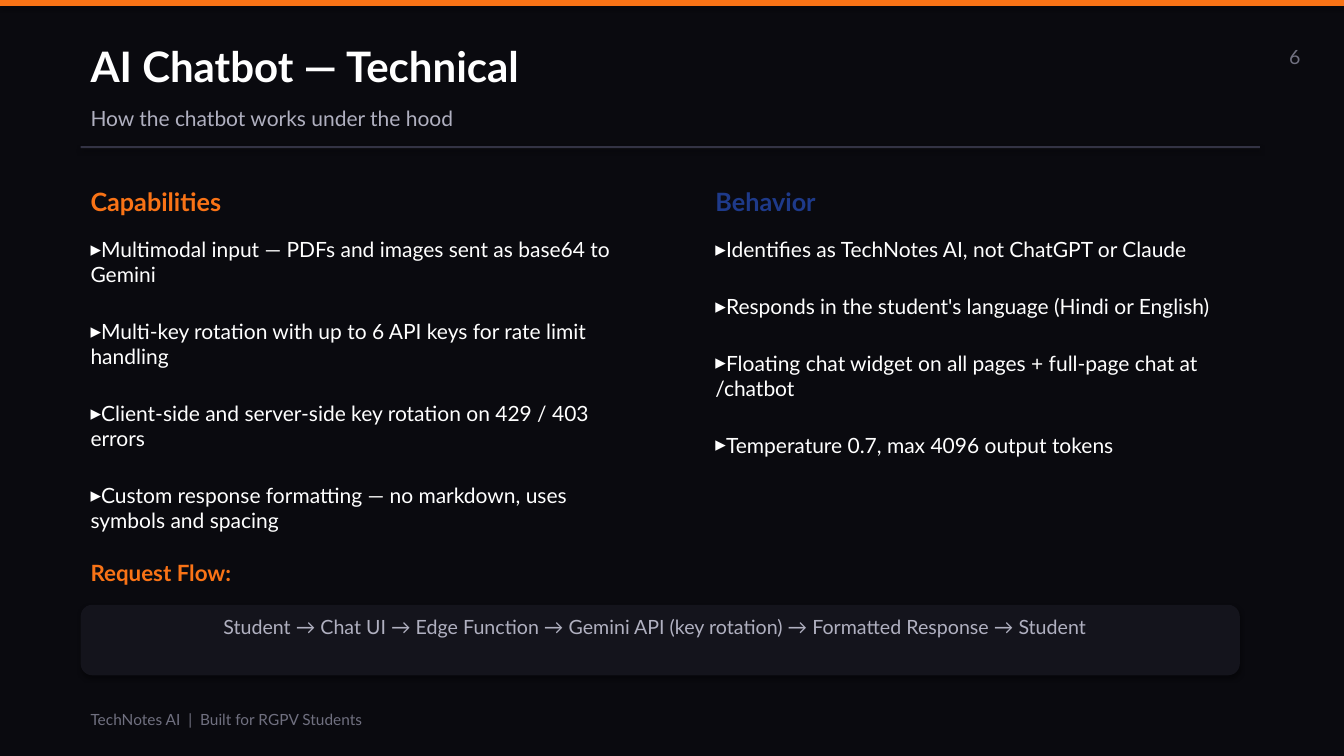
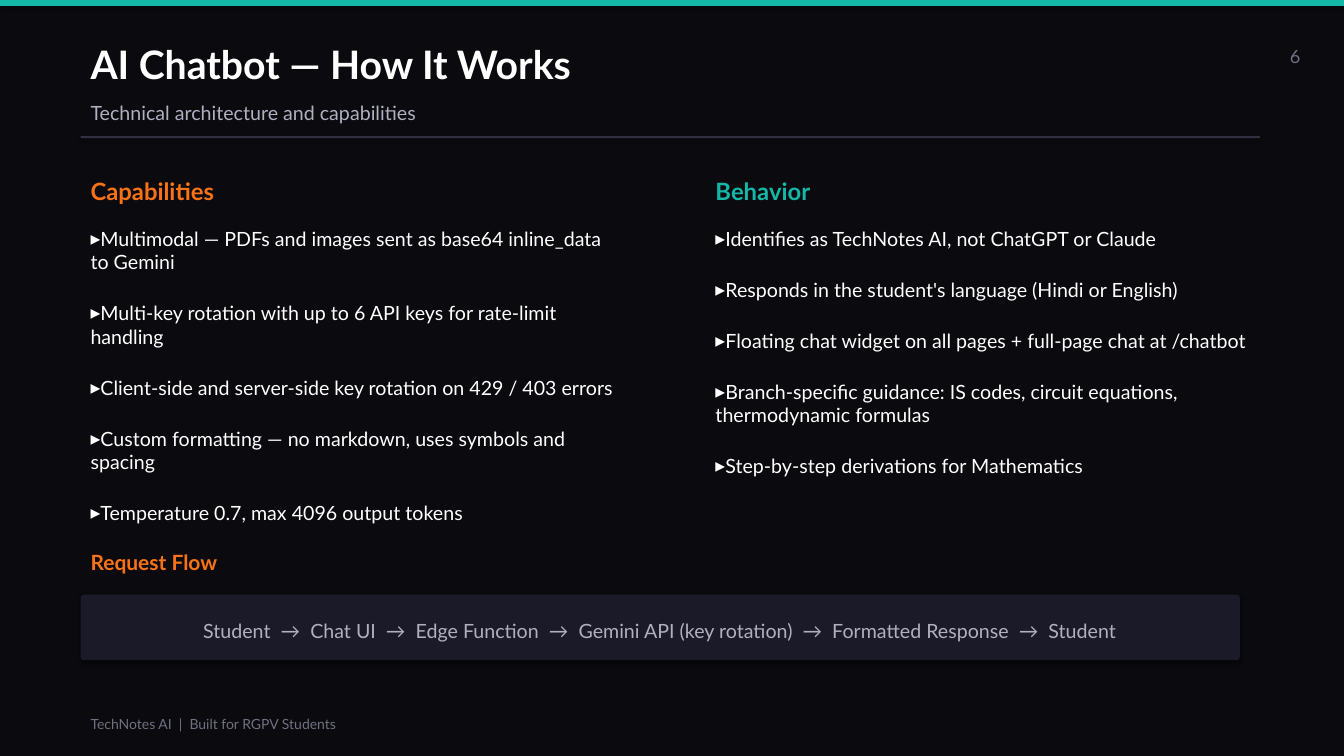
Before and after one commit to Dhruvtiwari059/tecgnotes, a slide deck: slide 6 of TechNotes_AI_Presentation.pptx. Drawn at 1344x756 pixels with LibreOffice and Linux fonts; fonts in the diff are those of the drawing. Boxes give left, top, right and bottom in pixels: in the first picture for what was removed or moved away, otherwise in the second. Text is boxed around its words. In the diff, an @@ line names an element or a change of style, - is before the commit and + after.

```diff
--- a/TechNotes_AI_Presentation.pptx
+++ b/TechNotes_AI_Presentation.pptx
@@ rectangle at <box>0,0,1344,6</box>: fill #F97316 to #14B8A6 @@
@@ text at <box>91,50,571,80</box>: text changed; size 30 to 28 pt @@
-AI Chatbot — Technical
+AI Chatbot — How It Works
@@ text at <box>91,105,416,124</box>: text changed; size 15 to 14 pt @@
-How the chatbot works under the hood
+Technical architecture and capabilities
@@ 4 texts, 1 rectangle: place and size @@
-4 texts, 1 rectangle at <box>81,146,1260,532</box>
+4 texts, 1 rectangle at <box>81,136,1260,524</box>
@@ rectangle at <box>81,136,1260,138</box>: fill #333344 to #303040 @@
@@ text "Capabilities" at <box>91,182,214,204</box>: size 18 to 17 pt @@
@@ text "Behavior" at <box>715,182,810,200</box>: size 18 to 17 pt, text colour #1E3A8A to #14B8A6 @@
@@ text at <box>91,231,601,348</box>: text changed; size 15 to 14 pt @@
-▸ Multimodal input — PDFs and images sent as base64 to Gemini
-▸ Multi-key rotation with up to 6 API keys for rate limit handling
+▸ Multimodal — PDFs and images sent as base64 inline_data to Gemini
+▸ Multi-key rotation with up to 6 API keys for rate-limit handling
@@ text at <box>725,231,1246,352</box>: size 15 to 14 pt in "Identifies as TechNotes AI, not ChatGPT or ...", "Responds in the student's language (Hindi or ...", "Floating chat widget on all pages + ..."; less space between paragraphs @@
@@ text at <box>100,380,613,399</box>: size 15 to 14 pt in "Client-side and server-side key rotation on 429 ..."; less space between paragraphs @@
@@ text at <box>715,384,1177,477</box>: text changed; size 15 to 14 pt @@
-▸ Temperature 0.7, max 4096 output tokens
+▸ Branch-specific guidance: IS codes, circuit equations, thermodynamic formulas
+▸ Step-by-step derivations for Mathematics
@@ text at <box>91,431,565,524</box>: text changed; size 15 to 14 pt @@
-▸ Custom response formatting — no markdown, uses symbols and spacing
+▸ Custom formatting — no markdown, uses symbols and spacing
+▸ Temperature 0.7, max 4096 output tokens
@@ text at <box>91,554,218,574</box>: text changed; size 16 to 15 pt @@
-Request Flow:
+Request Flow
@@ rounded rectangle "Student → Chat UI → ...": place and size @@
-rounded rectangle "Student → Chat UI → ..." at <box>223,619,1086,638</box>
+rounded rectangle "Student → Chat UI → ..." at <box>81,595,1240,660</box>
@@ rounded rectangle "Student → Chat UI → ..." at <box>81,595,1240,660</box>: vertical alignment top to middle; fill none to #1A1A28; shadow on @@
@@ rounded rectangle removed at <box>81,605,1240,676</box> @@
@@ text "TechNotes AI | Built for ..." at <box>91,719,336,729</box>: size 11 to 10 pt @@
```
Also in this commit, not shown: 16 other slides changed, 1 slide added, 1 slide removed.
